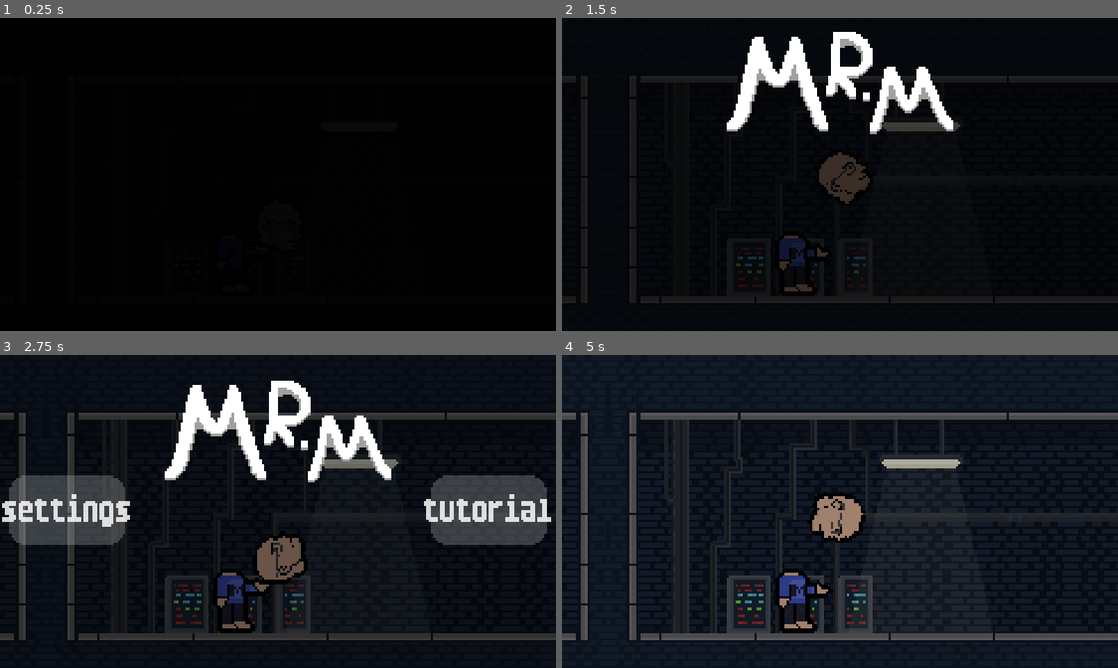
Above: before the commit, frames 1-4 (two rows, left to right).
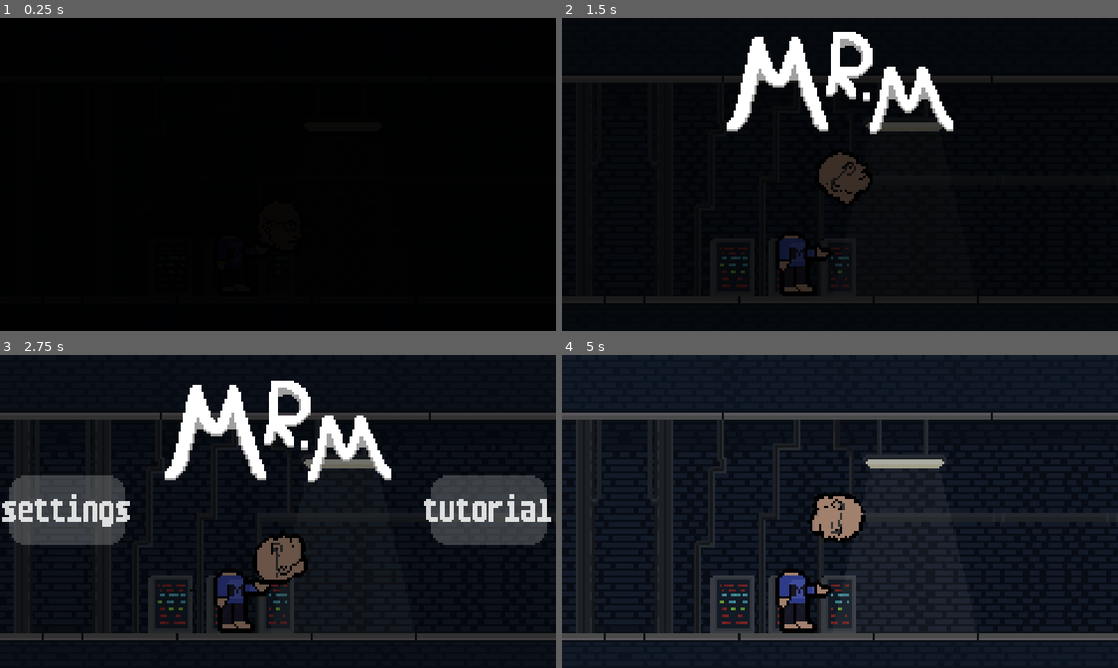
Above: after the commit, the same moments.

Repository: ppaluchowski64/Mister-M
Game: Godot game, scene res://scenes/root/game.tscn
The game is run twice, just before and just after one commit, with the same random seed, the same clock (stepped at 60 frames per second) and the same inputs.
Inputs:
- Up to frame 1 (0.25 s): no input
- Up to frame 2 (1.5 s): tap Enter (hit) at 0.5 s; hold W (up) 0.53-1.28 s; tap E (dash) at 0.6 s; tap R (fire) at 0.8, 1.35 s
- Up to frame 3 (2.75 s): tap Enter (hit) at 1.55, 2.1 s; hold W (up) from 2.03 s (still down); tap E (dash) at 2.3 s
- Up to frame 4 (5 s): tap E (dash) at 2.85, 4.55 s; tap R (fire) at 3.05, 3.6 s; release W (up) at 3.53 s; tap Enter (hit) at 3.8, 4.35 s; tap W (up) at 4.25 s

The runs differ from the first frame. In frame 2, 0.9% of the frame differs, in the area x 2-81%, y 18-92%; in frame 3, 3.3%; in frame 4, 6.0%.

Commit message:
Finalize shit

Diff:
--- a/scenes/head.tscn
+++ b/scenes/head.tscn
@@ -1,10 +1,14 @@
-[gd_scene load_steps=9 format=3 uid="uid://cidhl1487nc7r"]
+[gd_scene load_steps=13 format=3 uid="uid://cidhl1487nc7r"]
 
 [ext_resource type="Script" uid="uid://csbh80xoy52mk" path="res://scripts/head.gd" id="1_d75dd"]
 [ext_resource type="Shader" uid="uid://b6p8uuhhwbttl" path="res://shaders/outline.gdshader" id="2_a7yy4"]
 [ext_resource type="Texture2D" uid="uid://bfbgqbr1ch178" path="res://graphics/fade_effect.png" id="2_cwpmm"]
 [ext_resource type="Texture2D" uid="uid://dk7bcguyp5vyg" path="res://graphics/moscyc_head.png" id="2_d75dd"]
 [ext_resource type="Texture2D" uid="uid://b6eu7xaq6pdqn" path="res://graphics/glasses.png" id="5_6rdic"]
+[ext_resource type="AudioStream" uid="uid://cl0u6lv0bmtaj" path="res://audio/loop.wav" id="6_480qb"]
+[ext_resource type="AudioStream" uid="uid://ihet6u2t4vn7" path="res://audio/sfx/jump.wav" id="7_tctuf"]
+[ext_resource type="AudioStream" uid="uid://bmgy6vl3k6vwq" path="res://audio/sfx/alt-jump.wav" id="8_a62mm"]
+[ext_resource type="AudioStream" uid="uid://cx5susyw8yvrv" path="res://audio/sfx/dash.wav" id="9_wrqo8"]
 
 [sub_resource type="Gradient" id="Gradient_6rdic"]
 colors = PackedColorArray(1, 1, 1, 0.5, 1, 1, 1, 0)
@@ -20,7 +24,6 @@
 [node name="Head" type="RigidBody2D" groups=["head"]]
 linear_damp_mode = 1
 script = ExtResource("1_d75dd")
-input_mode = null
 
 [node name="CPUParticles2D" type="CPUParticles2D" parent="."]
 emitting = false
@@ -65,6 +68,20 @@
 wait_time = 15.0
 one_shot = true
 
+[node name="AudioLoop" type="AudioStreamPlayer" parent="."]
+stream = ExtResource("6_480qb")
+
+[node name="AudioJump" type="AudioStreamPlayer" parent="."]
+stream = ExtResource("7_tctuf")
+volume_db = -4.0
+max_polyphony = 4
+
+[node name="AudioBigJump" type="AudioStreamPlayer" parent="."]
+stream = ExtResource("8_a62mm")
+
+[node name="AudioDash" type="AudioStreamPlayer" parent="."]
+stream = ExtResource("9_wrqo8")
+
 [connection signal="timeout" from="DashTimer" to="." method="_on_dash_timer_timeout"]
 [connection signal="timeout" from="LaserDeathTimer" to="." method="_on_laser_death_timer_timeout"]
 [connection signal="timeout" from="FireTimer" to="." method="_on_fire_timer_timeout"]
--- a/scenes/root/game.tscn
+++ b/scenes/root/game.tscn
@@ -10,6 +10,7 @@
 [ext_resource type="Texture2D" uid="uid://dyy8pmdx20d2s" path="res://graphics/button.png" id="4_86ske"]
 [ext_resource type="Shader" uid="uid://b6p8uuhhwbttl" path="res://shaders/outline.gdshader" id="4_bq78c"]
 [ext_resource type="Texture2D" uid="uid://dq7cu2yb16k5f" path="res://graphics/guy.png" id="4_o8yes"]
+[ext_resource type="AudioStream" uid="uid://cy6ljsgwa30mx" path="res://audio/sfx/dead.wav" id="11_55u7g"]
 
 [sub_resource type="Animation" id="Animation_3rh43"]
 length = 0.001
@@ -506,7 +507,7 @@
 autoplay = "enter"
 
 [node name="Parallax2D" type="Parallax2D" parent="."]
-repeat_size = Vector2(400, 0)
+repeat_size = Vector2(372, 0)
 repeat_times = 2
 
 [node name="Sprite2D" type="Sprite2D" parent="Parallax2D"]
@@ -515,7 +516,7 @@
 flip_h = true
 
 [node name="Sprite2D2" type="Sprite2D" parent="Parallax2D"]
-position = Vector2(200, -20)
+position = Vector2(186, -20)
 texture = ExtResource("2_bq78c")
 
 [node name="Barriers" type="Node2D" parent="."]
@@ -529,7 +530,6 @@
 fire_tint = NodePath("../UI/FireTint")
 dash_indicator = NodePath("../UI/MarginContainer/AbilityBox/Control1/DashIndicator")
 fire_indicator = NodePath("../UI/MarginContainer/AbilityBox/Control2/FireIndicator")
-input_mode = 0
 
 [node name="Body" type="AnimatedSprite2D" parent="."]
 material = SubResource("ShaderMaterial_1qygq")
@@ -567,5 +567,8 @@
 theme_override_font_sizes/font_size = 16
 text = "highscore:-"
 
+[node name="AudioDeath" type="AudioStreamPlayer" parent="."]
+stream = ExtResource("11_55u7g")
+
 [connection signal="pressed" from="UI/MarginContainer/ButtonsRight/TutorialButton" to="." method="_on_tutorial_button_pressed"]
 [connection signal="timeout" from="BarrierSpawnTimer" to="." method="_on_barrier_spawn_timer_timeout"]
--- a/scripts/game.gd
+++ b/scripts/game.gd
@@ -12,14 +12,18 @@
 
 @export var ui_animation: AnimationPlayer
 
+@onready var audio_death: AudioStreamPlayer = $AudioDeath
+
 var score: float = 0
 var highscore: float = 0
 var on_tutorial: bool = false
+var may_spawn_laser: bool = true
 
 var tutorial_tween: Tween
 
 func _ready() -> void:
 	head.restart.connect(on_restart)
+	head.fire_cooldown.timeout.connect(set.bind("may_spawn_laser", true))
 
 	if FileAccess.file_exists("user://gamedata.data"):
 		var file: FileAccess = FileAccess.open("user://gamedata.data", FileAccess.READ)
@@ -47,9 +51,10 @@
 		tutorial_tween.tween_callback(get_tree().reload_current_scene)
 
 func _on_barrier_spawn_timer_timeout() -> void:
-	if head.fire_cooldown.is_stopped() and randi_range(0, 4) == 0:
+	if may_spawn_laser and randi_range(0, 4) == 0:
 		var laser: Laser = Laser.instantiate()
 		laser.global_position = Vector2(int(head.global_position.x) + 300.5, -13.5)
+		laser.last.connect(set.bind("may_spawn_laser", false))
 		barriers.add_child(laser)
 	else:
 		var barrier: Barrier = Barrier.instantiate()
@@ -57,6 +62,8 @@
 		barriers.add_child(barrier)
 
 func on_restart() -> void:
+	audio_death.play(0.3)
+
 	head.global_position.x = 0
 	head.linear_velocity = Vector2.ZERO
 	head.state = head.State.BOUNCE
@@ -73,6 +80,7 @@
 		barrier.queue_free()
 
 	barrier_spawn_timer.stop()
+	may_spawn_laser = true
 
 	if score > highscore:
 		highscore = score
--- a/scripts/head.gd
+++ b/scripts/head.gd
@@ -18,6 +18,11 @@
 @onready var fire_cooldown: Timer = $FireCooldown
 
 @onready var glasses_sprite: Sprite2D = $GlassesSprite
+
+@onready var audio_loop: AudioStreamPlayer = $AudioLoop
+@onready var audio_jump: AudioStreamPlayer = $AudioJump
+@onready var audio_big_jump: AudioStreamPlayer = $AudioBigJump
+@onready var audio_dash: AudioStreamPlayer = $AudioDash
 
 enum State {BOUNCE, FLY, DASH}
 var state: State = State.BOUNCE
@@ -51,6 +56,10 @@
 				if input_mode == 1:
 					input_mode = 2
 					remove_child(glasses_sprite)
+					audio_loop.play()
+
+				audio_big_jump.pitch_scale = 0.5
+				audio_big_jump.play(0.34)
 
 				state = State.FLY
 				apply_impulse(Vector2i(200, -100))
@@ -65,6 +74,8 @@
 				restart.emit()
 
 			if Input.is_action_just_pressed("dash") and dash_cooldown.is_stopped() and not on_fire:
+				audio_dash.play()
+
 				state = State.DASH
 				sprite.frame = 1
 				dash_y = global_position.y
@@ -92,6 +103,10 @@
 				fire_cooldown.start()
 
 			elif Input.is_action_just_pressed("up"):
+				audio_jump.pitch_scale = randf_range(0.8, 1.2)
+				audio_jump.volume_db = -16
+				audio_jump.play(0.11)
+
 				if linear_velocity.x < 100:
 					linear_velocity.y = -120 * linear_velocity.x / 100 + 20
 				else:
--- a/scripts/laser.gd
+++ b/scripts/laser.gd
@@ -6,11 +6,15 @@
 
 var broken: bool = false
 
+signal last
+
 static func instantiate() -> Laser:
 	return preload("res://scenes/laser.tscn").instantiate() as Laser
 
 func _physics_process(_delta: float) -> void:
 	if head.global_position.x + 10 > global_position.x and not broken:
+		last.emit()
+
 		if not head.on_fire:
 			camera.shake()
 
Not shown, added: audio/loop.wav.import
Not shown, added: audio/sfx/alt-jump.wav.import
Not shown, added: audio/sfx/dash.wav.import
Not shown, added: audio/sfx/dead.wav.import
Not shown, added: audio/sfx/hit.wav.import
Not shown, added: audio/sfx/jump.wav.import
Not shown, added: audio/sfx/laser.wav.import
Not shown, added: graphics/apple.png.import
Binary file added: graphics/background-2.png
Not shown, added: graphics/background-2.png.import
Binary file changed: graphics/background.png
Binary file added: graphics/background_1.png
(and 6 more such lines)
